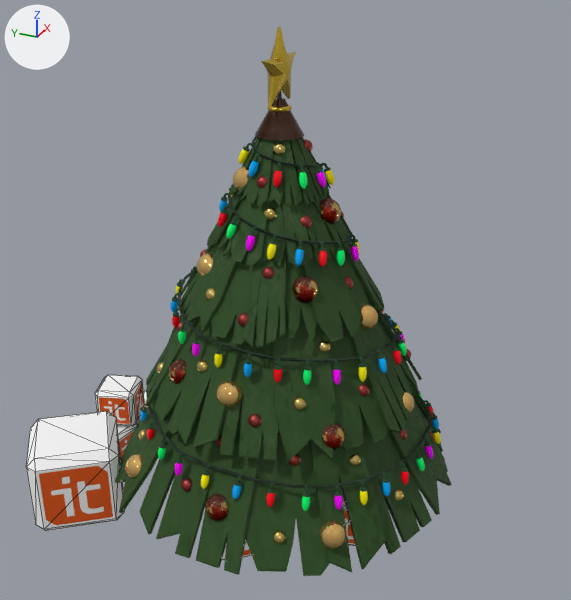
The glTF model Models/TreeCubev2.glb as it was, and as the next commit left it.
Camera for both pictures: a 50 mm camera at (-1.073, -0.493, 0.937) aimed at (-0.001, -0.01, 0.401). The axes (+X, +Y, +Z) are drawn at upper left. The lights are the same throughout. Mesh edges are drawn as thin lines on the coarser meshes. Where no turn or scale is listed for an object, it has been applied to the vertices.

Names of what the first picture shows: 'Buffer Layer', 'Buffer Layer.001', 'Buffer Layer.003', 'Buffer Layer.004', 'Buffer Layer.005', 'Buffer Layer.006', 'Buffer Layer.007', 'Buffer Layer.008', 'pCube1.003', 'pCube1.004', 'pCube1.005'.
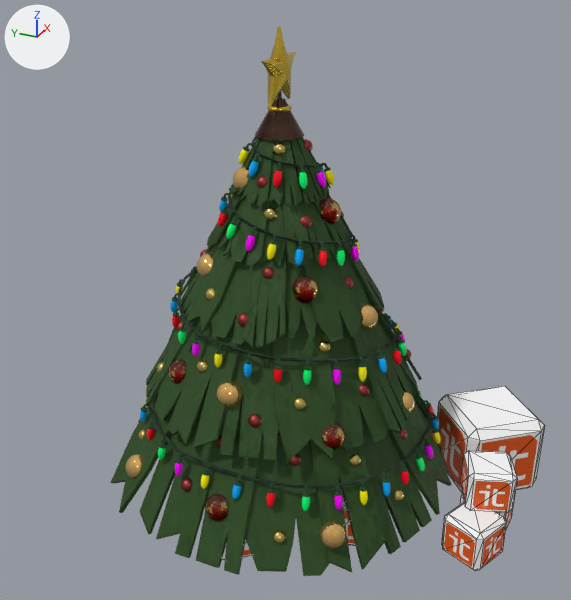
Commit message: Fix cubes

Location of each change, (x1, y1, x2, y2) in pixels of the pictures (571 x 600 px):
'pCube1.003', moved, turned: before (26, 411, 125, 531); after (437, 386, 545, 494)
'pCube1.004', moved, turned: before (95, 375, 144, 426); after (461, 450, 517, 512)
'pCube1.006', moved: before (137, 391, 147, 423); after (442, 502, 506, 571)
'pCube1.005', moved: before (117, 423, 138, 459); after (460, 494, 512, 531)

The change, as a diff of the scene's bpy script:
```diff
--- a/Models/TreeCubev2.glb.py
+++ b/Models/TreeCubev2.glb.py
@@ ob_pcube1_003 @@
 ob_pcube1_003 = bpy.data.objects.new('pCube1.003', me_mesh_006)
-ob_pcube1_003.location = (-0.178, 0.313, 0.086)
-ob_pcube1_003.rotation_euler = (1.571, 0.0, 0.65)  # degrees (90, 0, 37)
+ob_pcube1_003.location = (0.207, -0.328, 0.086)
+ob_pcube1_003.rotation_euler = (1.571, 0.0, -2.46)  # degrees (90, 0, -141)
 ob_pcube1_003.scale = (0.149, 0.149, 0.149)
@@ ob_pcube1_004 @@
 ob_pcube1_004 = bpy.data.objects.new('pCube1.004', me_mesh_007)
-ob_pcube1_004.location = (-0.004, 0.339, 0.124)
-ob_pcube1_004.rotation_euler = (1.571, 0.0, 0.322)  # degrees (90, 0, 18)
+ob_pcube1_004.location = (0.035, -0.36, 0.124)
+ob_pcube1_004.rotation_euler = (1.571, 0.0, -2.788)  # degrees (90, 0, -160)
 ob_pcube1_004.scale = (0.0759, 0.0759, 0.0759)
@@ ob_pcube1_005 @@
 ob_pcube1_005 = bpy.data.objects.new('pCube1.005', me_mesh_008)
-ob_pcube1_005.location = (-0.035, 0.34, 0.048)
+ob_pcube1_005.location = (0.066, -0.359, 0.048)
 ob_pcube1_005.rotation_euler = (1.571, 0.0, -0.113)  # degrees (90, 0, -6.5)
@@ ob_pcube1_006 @@
 ob_pcube1_006 = bpy.data.objects.new('pCube1.006', me_mesh_009)
-ob_pcube1_006.location = (0.049, 0.332, 0.054)
+ob_pcube1_006.location = (-0.019, -0.354, 0.054)
 ob_pcube1_006.rotation_euler = (1.571, 0.0, -0.451)  # degrees (90, 0, -26)
```
